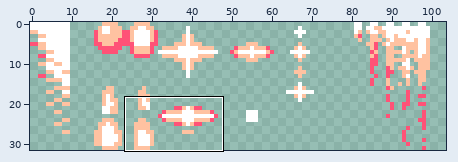
Two versions of one pixel-art file, units/weapons/ammunition.aseprite. The first picture is a wide view before the edit; the outline marks the close-up.
Close-up. Before the edit:
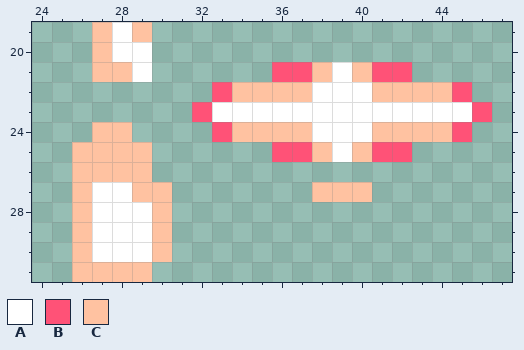
128x32 pixels, 1 frame. Shown: x 24..47, y 19..31. The wide view leaves out empty margins. The commit also changed other parts of the picture, which this record leaves out.
Palette (. is transparent): A #ffffff  B #ff5277  C #ffc2a1
New version:
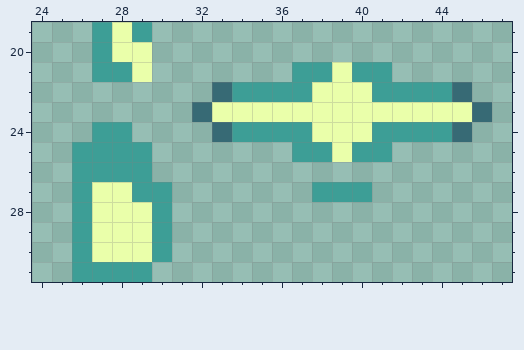
Changes in this commit:
layer "evil version" added
colour A: #ffffff -> #eaffaa
colour B: #ff5277 -> #376a75
colour C: #ffc2a1 -> #3d9e96
Changed rows in their new state; - is a pixel that keeps its letter.
Layers "evil version", "Layer 1":
first column x 36:
21 .C---C.
first column x 36:
25 .C---C.
